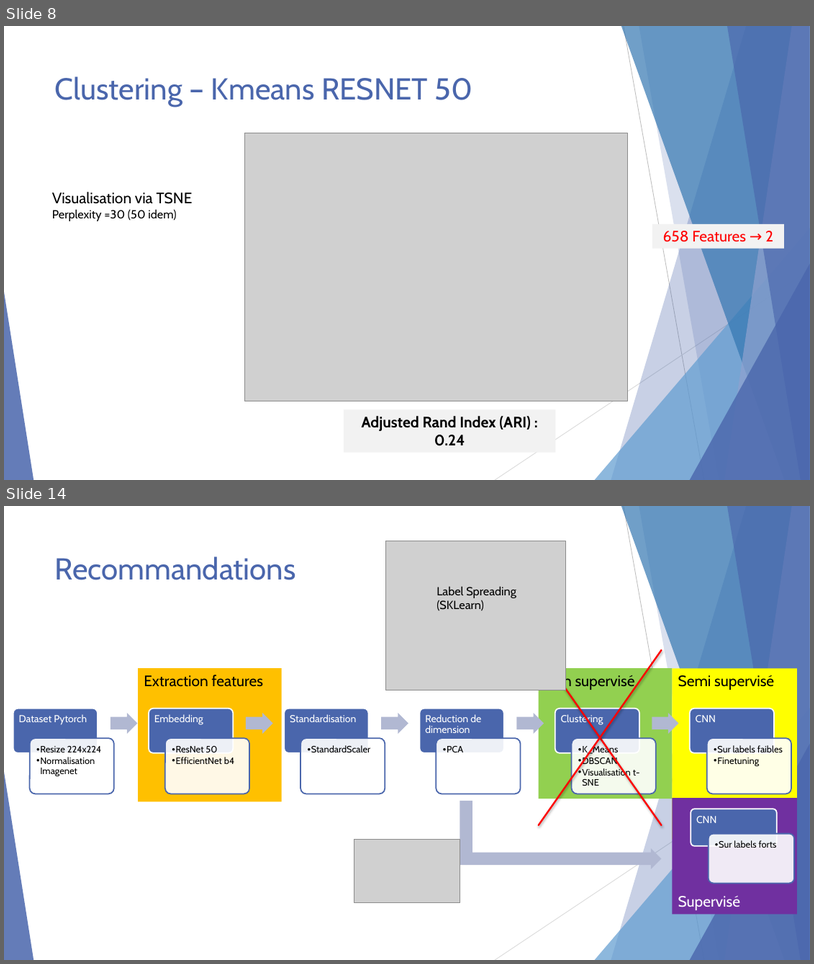
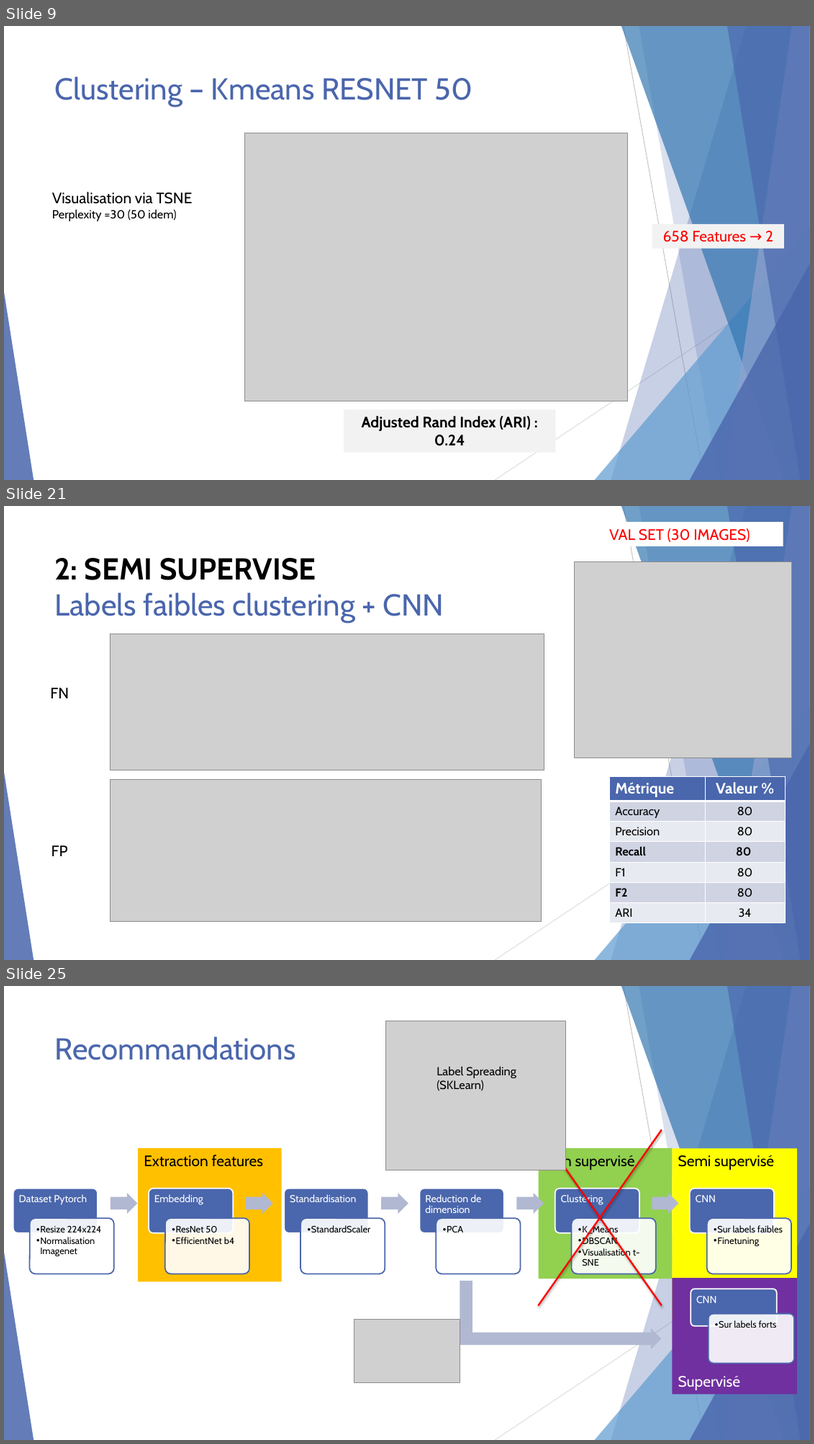
Before and after one commit to KL38/OC_P7_DL_SSL_Brain-Tumor-Detection, a slide deck: Lebayle_Kevin_7_présentation_13.04.26.pptx. Shown one above the other, each under a label of ours: slides 8 and 14 before the commit, slides 9, 21 and 25 after it; the slides between them are not shown. The pictures are 814x964 and 814x1444 pixels, drawn with LibreOffice and Linux fonts; fonts in the diff are those of the drawing; grey boxes stand for pictures. Boxes give left, top, right and bottom in pixels: in the first picture for what was removed or moved away, otherwise in the second. Text is boxed around its words. In the diff, an @@ line names an element or a change of style, - is before the commit and + after.

```diff
--- a/Lebayle_Kevin_7_présentation_13.04.26.pptx
+++ b/Lebayle_Kevin_7_présentation_13.04.26.pptx
@@ slide 21 added at [4,506,810,960], background #FFFFFF; not listed: 10 template elements that a slide beside it also shows @@
@@ rectangle added at [604,522,784,546], fill #FFFFFF, 18 pt, text #FF0000 @@
+VAL SET (30 IMAGES)
@@ title added at [55,558,444,623], 36 pt, text #4A66AC @@
+2: SEMI SUPERVISE
+Labels faibles clustering + CNN
@@ picture added at [574,562,792,758] @@
@@ picture added at [110,633,544,770] @@
@@ text added at [50,687,69,698], 18 pt, text #000000 @@
+FN
@@ picture added at [110,780,541,921] @@
@@ table added at [610,776,786,921], 7 rows, 2 columns @@
+Métrique | Valeur %
+Accuracy | 80
+Precision | 80
+Recall | 80
+F1 | 80
+F2 | 80
+ARI | 34
@@ text added at [52,845,68,856], 18 pt, text #000000 @@
+FP
@@ what was slide 8 is now slide 9 @@
@@ what was slide 14 is now slide 25 @@
```
Also in this commit, not shown: 8 slides changed, 10 other slides added, 15 other files.
